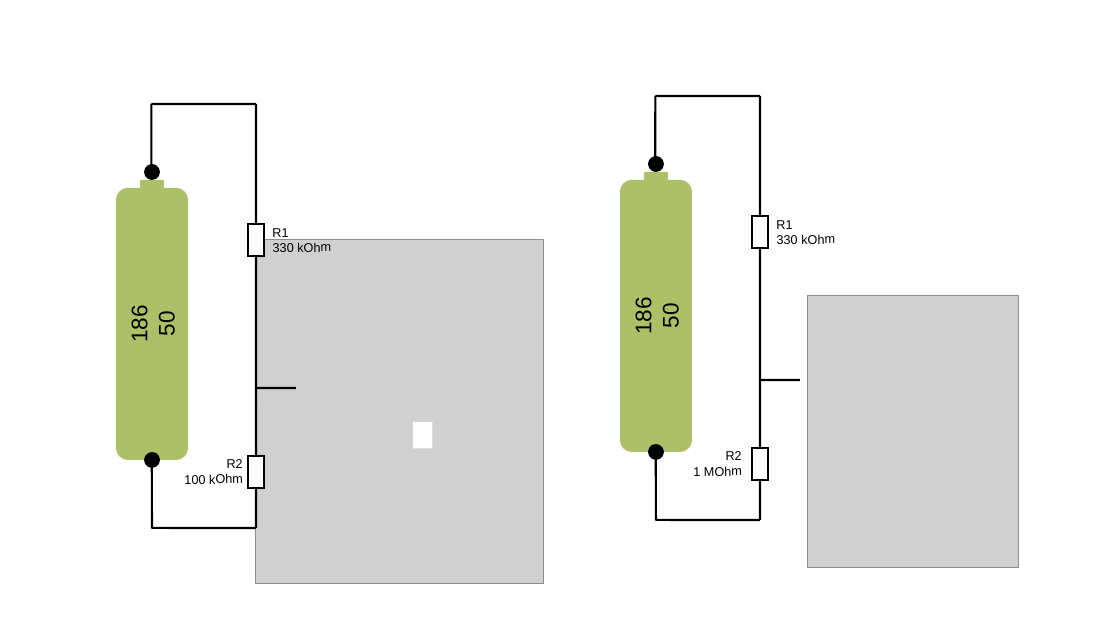
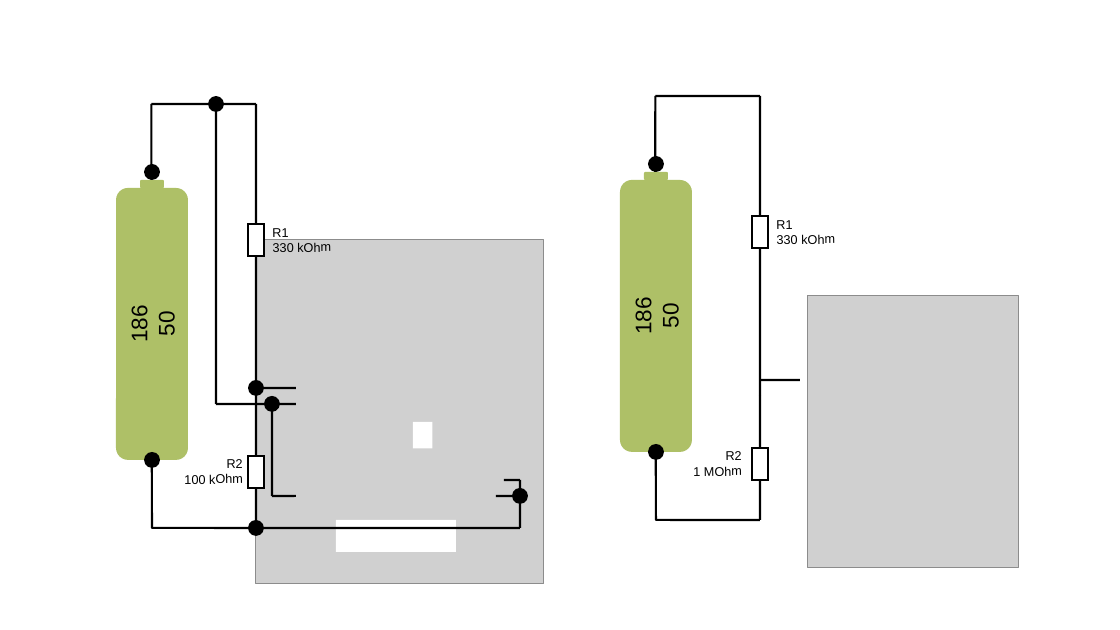
Before and after one commit to Noschvie/shrdzm, a slide deck: slide 23 of hardware/Wiring.odp. Drawn at 1120x630 pixels with LibreOffice and Linux fonts; fonts in the diff are those of the drawing; grey boxes stand for pictures. Boxes give left, top, right and bottom in pixels: in the first picture for what was removed or moved away, otherwise in the second. Text is boxed around its words. In the diff, an @@ line names an element or a change of style, - is before the commit and + after.

```diff
--- a/hardware/Wiring.odp
+++ b/hardware/Wiring.odp
@@ ellipse added at [208,97,225,113], fill #000000 @@
@@ line added from (216, 104) to (216, 405), #000000 1.5 pt @@
@@ ellipse added at [248,380,264,396], fill #000000 @@
@@ line added from (296, 405) to (216, 405), #000000 1.5 pt @@
@@ ellipse added at [264,396,281,413], fill #000000 @@
@@ line added from (272, 405) to (272, 496), #000000 1.5 pt @@
@@ line added from (296, 496) to (272, 496), #000000 1.5 pt @@
@@ line added from (520, 496) to (496, 496), #000000 1.5 pt @@
@@ line added from (520, 480) to (504, 480), #000000 1.5 pt @@
@@ ellipse added at [512,488,528,504], fill #000000 @@
@@ line added from (520, 480) to (520, 528), #000000 1.5 pt @@
@@ line moved from (151, 528) - (256, 528) to (151, 528) - (520, 528) @@
@@ ellipse added at [248,520,264,537], fill #000000 @@
@@ rectangle added at [336,520,456,552], fill #FFFFFF @@
```
